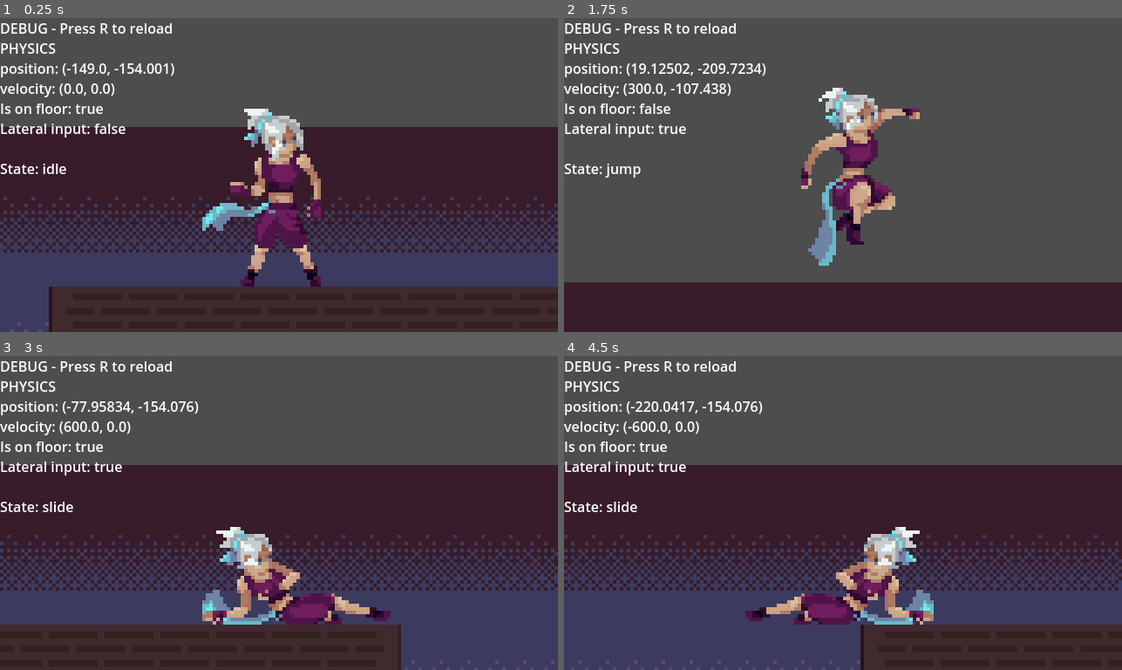
Above: before the commit, frames 1-4 (two rows, left to right).
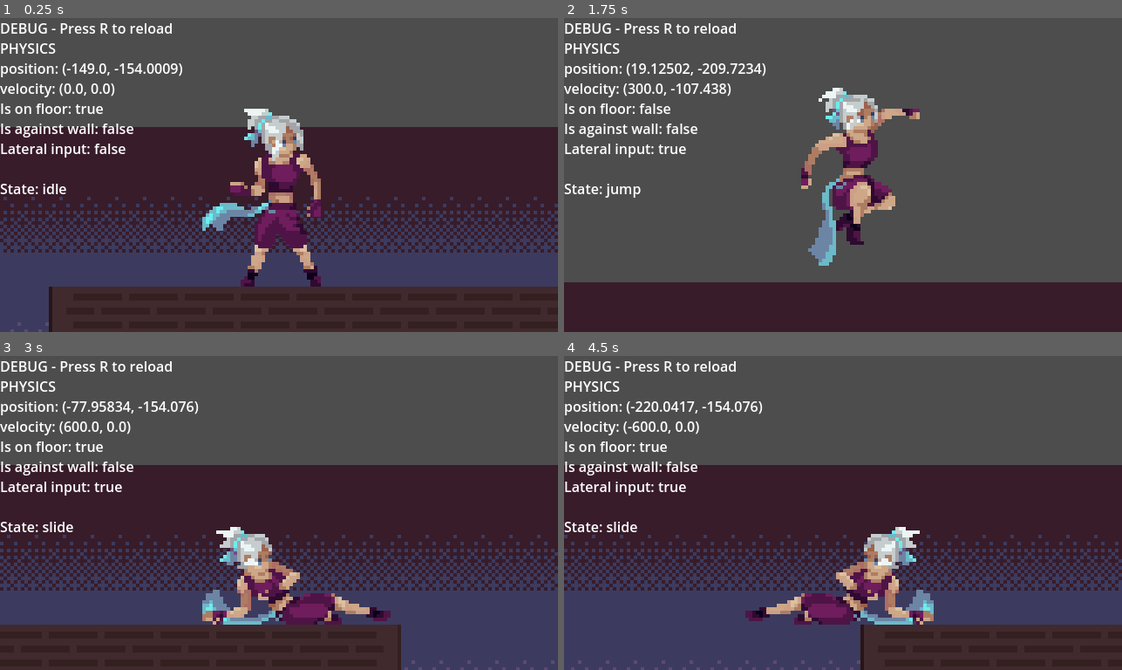
Above: after the commit, the same moments.

Repository: Hugo-Carbiener/Godot-project
Game: Godot game, scene res://scenes/main-scene.tscn
The game is run twice, just before and just after one commit, with the same random seed, the same clock (stepped at 60 frames per second) and the same inputs. The engine's default icon, where the game draws it, is replaced by a stand-in: a white triangle on a blue panel in a dark square.
Inputs:
- Up to frame 1 (0.25 s): no input
- Up to frame 2 (1.75 s): tap R (reload) at 0.5, 1.25 s; hold D (direction-right) from 0.53 s (still down); tap Shift (slide) at 0.6, 1.35 s; tap Space (jump) at 0.77, 1.52 s
- Up to frame 3 (3 s): tap R (reload) at 2, 2.75 s; release D (direction-right) at 2.03 s; hold A (direction-left) 2.03-2.78 s; tap Shift (slide) at 2.1, 2.85 s; hold D (direction-right) from 2.78 s (still down)
- Up to frame 4 (4.5 s): tap Space (jump) at 3.02, 3.77 s; tap R (reload) at 3.5, 4.25 s; tap Shift (slide) at 3.6, 4.35 s; release D (direction-right) at 4.28 s; hold A (direction-left) from 4.28 s (still down)

The runs differ from the first frame. In frame 1, 1.3% of the frame differs, in the area x 0-33%, y 14-57%; in frame 2, 1.2%; in frame 3, 1.2%; in frame 4, 1.2%.

Commit message:
Broken colliders

Diff:
--- a/assets/scritps/DebugTextManager.gd
+++ b/assets/scritps/DebugTextManager.gd
@@ -19,6 +19,7 @@
 	debug_text += "position: " + str(physics_body.position) + "\n"
 	debug_text += "velocity: " + str(physics_body.velocity) + "\n"
 	debug_text += "Is on floor: " + str(physics_body.is_on_floor()) + "\n"
+	debug_text += "Is against wall: " + str(physics_body.is_on_wall()) + "\n"
 	debug_text += "Lateral input: " + str(physics_body.lateral_movement_input) + "\n"
 
 	return debug_text
--- a/assets/scritps/PlayerAnimationController.gd
+++ b/assets/scritps/PlayerAnimationController.gd
@@ -11,3 +11,6 @@
 func check_player_orientation():
 	if (player_physics_body.velocity.x != 0) :
 		scale.x = player_physics_body.velocity.x / abs(player_physics_body.velocity.x)
+
+		if state_machine.current_state.sprite_is_reversed() :
+			scale.x *= -1;
--- a/assets/scritps/statemachine/states/PlayerFall.gd
+++ b/assets/scritps/statemachine/states/PlayerFall.gd
@@ -1,5 +1,7 @@
 extends State
 class_name PlayerFall
+
+## inspector variables values must be tracked at PlayerFall.gd
 
 @export var fall_duration : float
 @export var max_fall_velocity : float
@@ -18,5 +20,8 @@
 	if player_physics_body.velocity.y > max_fall_velocity:
 		player_physics_body.velocity.y = max_fall_velocity
 
+	if player_physics_body.is_on_wall() :
+		state_machine.transition_to("wall grind")
+
 	if player_physics_body.is_on_floor() :
 		state_machine.transition_to("idle")
--- a/assets/scritps/statemachine/states/PlayerIdle.gd
+++ b/assets/scritps/statemachine/states/PlayerIdle.gd
@@ -1,3 +1,4 @@
+
 extends State
 class_name PlayerIdle
 
--- a/assets/scritps/statemachine/states/PlayerRun.gd
+++ b/assets/scritps/statemachine/states/PlayerRun.gd
@@ -11,6 +11,7 @@
 	return super() and player_physics_body.is_on_floor() and abs(player_physics_body.velocity.x) > 0
 
 func exit() :
+	super()
 	animation_controller.speed_scale = 1
 
 func physics_update(_delta: float):
--- a/assets/scritps/statemachine/states/PlayerSlide.gd
+++ b/assets/scritps/statemachine/states/PlayerSlide.gd
@@ -5,10 +5,6 @@
 @export var slide_min_duration = 1.0
 @export var slide_max_duration = 0.5
 @export var slide_initial_velocity : float
-@export var collider_size : Vector2;
-@export var collider_position : Vector2;
-var default_collider_size : Vector2;
-var default_collider_position : Vector2;
 var timer: float
 
 func allow_lateral_movement () -> bool:
@@ -19,11 +15,6 @@
 
 func enter():
 	super()
-	var collider = player_physics_body.get_node("Collider")
-	default_collider_size = collider.shape.size
-	default_collider_position = collider.position
-	collider.shape.size = collider_size
-	collider.position = collider_position
 	timer = 0
 	player_physics_body.velocity.x = (player_physics_body.velocity.x/abs(player_physics_body.velocity.x)) * slide_initial_velocity
 
@@ -37,8 +28,3 @@
 	if (timer >= slide_min_duration && player_physics_body.lateral_movement_input) :
 		state_machine.transition_to("idle")
 	timer += _delta
-
-func exit():
-	var collider = player_physics_body.get_node("Collider")
-	collider.shape.size = default_collider_size
-	collider.position = default_collider_position
--- /dev/null
+++ b/assets/scritps/statemachine/states/PlayerWallGrind.gd
@@ -0,0 +1,18 @@
+extends PlayerFall
+class_name PlayerWallGrind
+
+## inspector variables values must be tracked from PlayerFall.gd
+
+@export var gravity_coefficient : float
+
+func get_gravity() -> float :
+	return fall_gravity * gravity_coefficient
+
+func physics_update(delta: float) :
+	super(delta)
+
+	if !player_physics_body.is_on_wall() :
+		state_machine.transition_to("fall")
+
+func sprite_is_reversed() -> bool:
+	return true;
--- a/assets/scritps/statemachine/states/State.gd
+++ b/assets/scritps/statemachine/states/State.gd
@@ -9,6 +9,11 @@
 var player_physics_body = $"../../Character body"
 
 @export var animation_name : String
+
+@export_group("Collider modifier")
+@export var collider_size : Vector2;
+@export var collider_position : Vector2;
+
 signal Transitioned
 
 var can_exit = true
@@ -16,12 +21,13 @@
 func can_enter() -> bool:
 	return true
 
-func allow_lateral_movement () -> bool:
-	return true;
-
 func enter():
 	if animation_name:
 		animation_controller.play(animation_name.to_lower())
+
+	var collider = player_physics_body.get_node("Collider")
+	collider.shape.size = collider_size
+	collider.position = collider_position
 
 func exit():
 	pass
@@ -40,3 +46,9 @@
 
 func modify_animation(animationControler : AnimatedSprite2D) :
 	return
+
+func allow_lateral_movement() -> bool:
+	return true;
+
+func sprite_is_reversed() -> bool:
+	return false;
--- a/project.godot
+++ b/project.godot
@@ -19,7 +19,7 @@
 
 window/size/viewport_width=640
 window/size/viewport_height=360
-window/size/mode=3
+window/size/mode=2
 
 [input]
 
--- a/scenes/main-scene.tscn
+++ b/scenes/main-scene.tscn
@@ -16,6 +16,7 @@
 [ext_resource type="Texture2D" uid="uid://dam1jw1yh0i2l" path="res://assets/sprites/Character_Jump.png" id="9_5hn0m"]
 [ext_resource type="Texture2D" uid="uid://dhpkdbpw5kqa2" path="res://assets/sprites/environment/chapter-1-bg.png" id="9_84wbi"]
 [ext_resource type="Texture2D" uid="uid://bcwnhl8evkmo5" path="res://assets/sprites/Character_Slide.png" id="11_00abt"]
+[ext_resource type="Script" uid="uid://ecir55mvp1jh" path="res://assets/scritps/statemachine/states/PlayerWallGrind.gd" id="12_5ioq0"]
 [ext_resource type="Script" uid="uid://bwovhaam2lqqh" path="res://assets/scritps/statemachine/states/PlayerFall.gd" id="12_fe2yd"]
 [ext_resource type="Texture2D" uid="uid://dyx3rj1ul4n7h" path="res://assets/sprites/Character_Fall.png" id="13_cefen"]
 [ext_resource type="Texture2D" uid="uid://1wu1nc7wmm82" path="res://assets/sprites/Character_Kick.png" id="14_o1uja"]
@@ -24,12 +25,13 @@
 [ext_resource type="Texture2D" uid="uid://c0gfyotkdi532" path="res://assets/sprites/environment/chapter-1-props-tile-atlas.png" id="17_3aygs"]
 [ext_resource type="Texture2D" uid="uid://bhad5roqj6kl1" path="res://assets/sprites/environment/chapter-1-building-tile-atlas.png" id="18_ulxi5"]
 [ext_resource type="Texture2D" uid="uid://e1a5ah7sbhsr" path="res://assets/sprites/Character_Slow.png" id="19_wtg5e"]
+[ext_resource type="Texture2D" uid="uid://dy5euwas4rr58" path="res://assets/sprites/Character_Wall-grind.png" id="20_2ojer"]
 
 [sub_resource type="RectangleShape2D" id="RectangleShape2D_4j51n"]
 size = Vector2(128, 128)
 
 [sub_resource type="RectangleShape2D" id="RectangleShape2D_juoog"]
-size = Vector2(26, 51)
+size = Vector2(34, 51)
 
 [sub_resource type="AtlasTexture" id="AtlasTexture_mo3nr"]
 atlas = ExtResource("13_cefen")
@@ -253,6 +255,38 @@
 
 [sub_resource type="AtlasTexture" id="AtlasTexture_ro8so"]
 atlas = ExtResource("19_wtg5e")
+region = Rect2(448, 0, 64, 64)
+
+[sub_resource type="AtlasTexture" id="AtlasTexture_op0ni"]
+atlas = ExtResource("20_2ojer")
+region = Rect2(0, 0, 64, 64)
+
+[sub_resource type="AtlasTexture" id="AtlasTexture_k52ex"]
+atlas = ExtResource("20_2ojer")
+region = Rect2(64, 0, 64, 64)
+
+[sub_resource type="AtlasTexture" id="AtlasTexture_m0kw3"]
+atlas = ExtResource("20_2ojer")
+region = Rect2(128, 0, 64, 64)
+
+[sub_resource type="AtlasTexture" id="AtlasTexture_dixok"]
+atlas = ExtResource("20_2ojer")
+region = Rect2(192, 0, 64, 64)
+
+[sub_resource type="AtlasTexture" id="AtlasTexture_b4aq2"]
+atlas = ExtResource("20_2ojer")
+region = Rect2(256, 0, 64, 64)
+
+[sub_resource type="AtlasTexture" id="AtlasTexture_hpu56"]
+atlas = ExtResource("20_2ojer")
+region = Rect2(320, 0, 64, 64)
+
+[sub_resource type="AtlasTexture" id="AtlasTexture_cvwev"]
+atlas = ExtResource("20_2ojer")
+region = Rect2(384, 0, 64, 64)
+
+[sub_resource type="AtlasTexture" id="AtlasTexture_vo58h"]
+atlas = ExtResource("20_2ojer")
 region = Rect2(448, 0, 64, 64)
 
 [sub_resource type="SpriteFrames" id="SpriteFrames_p5m8t"]
@@ -458,6 +492,35 @@
 }],
 "loop": true,
 "name": &"slow",
+"speed": 5.0
+}, {
+"frames": [{
+"duration": 1.0,
+"texture": SubResource("AtlasTexture_op0ni")
+}, {
+"duration": 1.0,
+"texture": SubResource("AtlasTexture_k52ex")
+}, {
+"duration": 1.0,
+"texture": SubResource("AtlasTexture_m0kw3")
+}, {
+"duration": 1.0,
+"texture": SubResource("AtlasTexture_dixok")
+}, {
+"duration": 1.0,
+"texture": SubResource("AtlasTexture_b4aq2")
+}, {
+"duration": 1.0,
+"texture": SubResource("AtlasTexture_hpu56")
+}, {
+"duration": 1.0,
+"texture": SubResource("AtlasTexture_cvwev")
+}, {
+"duration": 1.0,
+"texture": SubResource("AtlasTexture_vo58h")
+}],
+"loop": true,
+"name": &"wall_grind",
 "speed": 5.0
 }]
 
@@ -867,6 +930,8 @@
 move_speed = 300
 move_direction = 1
 animation_name = "run"
+collider_size = Vector2(57, 51)
+collider_position = Vector2(-1.5, 6.5)
 
 [node name="Jump" type="Node" parent="Main character/StateMachine"]
 script = ExtResource("7_540ha")
@@ -876,25 +941,40 @@
 variable_jump_min_velocity_multiplier = 0.5
 coyote_time_duration = 0.25
 animation_name = "jump"
+collider_size = Vector2(34, 45)
+collider_position = Vector2(5, -2.5)
 
 [node name="Slide" type="Node" parent="Main character/StateMachine"]
 script = ExtResource("8_7o1gs")
 slide_min_duration = 0.8
 slide_max_duration = 1.2
 slide_initial_velocity = 600.0
+animation_name = "slide"
 collider_size = Vector2(54, 28)
 collider_position = Vector2(3, 18)
-animation_name = "slide"
 
 [node name="Fall" type="Node" parent="Main character/StateMachine"]
 script = ExtResource("12_fe2yd")
 fall_duration = 0.3
 max_fall_velocity = 800.0
 animation_name = "fall"
+collider_size = Vector2(26, 58)
+collider_position = Vector2(1, 3)
 
 [node name="Idle" type="Node" parent="Main character/StateMachine"]
 script = ExtResource("8_ewef8")
 animation_name = "idle"
+collider_size = Vector2(26, 51)
+collider_position = Vector2(-5, 6.5)
+
+[node name="Wall grind" type="Node" parent="Main character/StateMachine"]
+script = ExtResource("12_5ioq0")
+gravity_coefficient = 0.2
+fall_duration = 0.3
+max_fall_velocity = 800.0
+animation_name = "wall_grind"
+collider_size = Vector2(20, 63)
+collider_position = Vector2(5, 0.5)
 
 [node name="Character body" type="CharacterBody2D" parent="Main character"]
 position = Vector2(-149, -154)
@@ -905,7 +985,7 @@
 lateral_air_drag_acceleration = 125.0
 
 [node name="Collider" type="CollisionShape2D" parent="Main character/Character body"]
-position = Vector2(-3, 6.5)
+position = Vector2(-5, 6.5)
 shape = SubResource("RectangleShape2D_juoog")
 debug_color = Color(0.853844, 0.350853, 0.315144, 0.960784)
 
@@ -919,7 +999,7 @@
 z_index = 3
 position = Vector2(2, 0)
 sprite_frames = SubResource("SpriteFrames_p5m8t")
-animation = &"slow"
+animation = &"idle"
 script = ExtResource("16_swycs")
 
 [node name="CanvasLayer" type="CanvasLayer" parent="."]
Not shown, added: assets/scritps/statemachine/states/PlayerWallGrind.gd.uid
Not shown: 1 places in scenes/main-scene.tscn that only renumber resources
